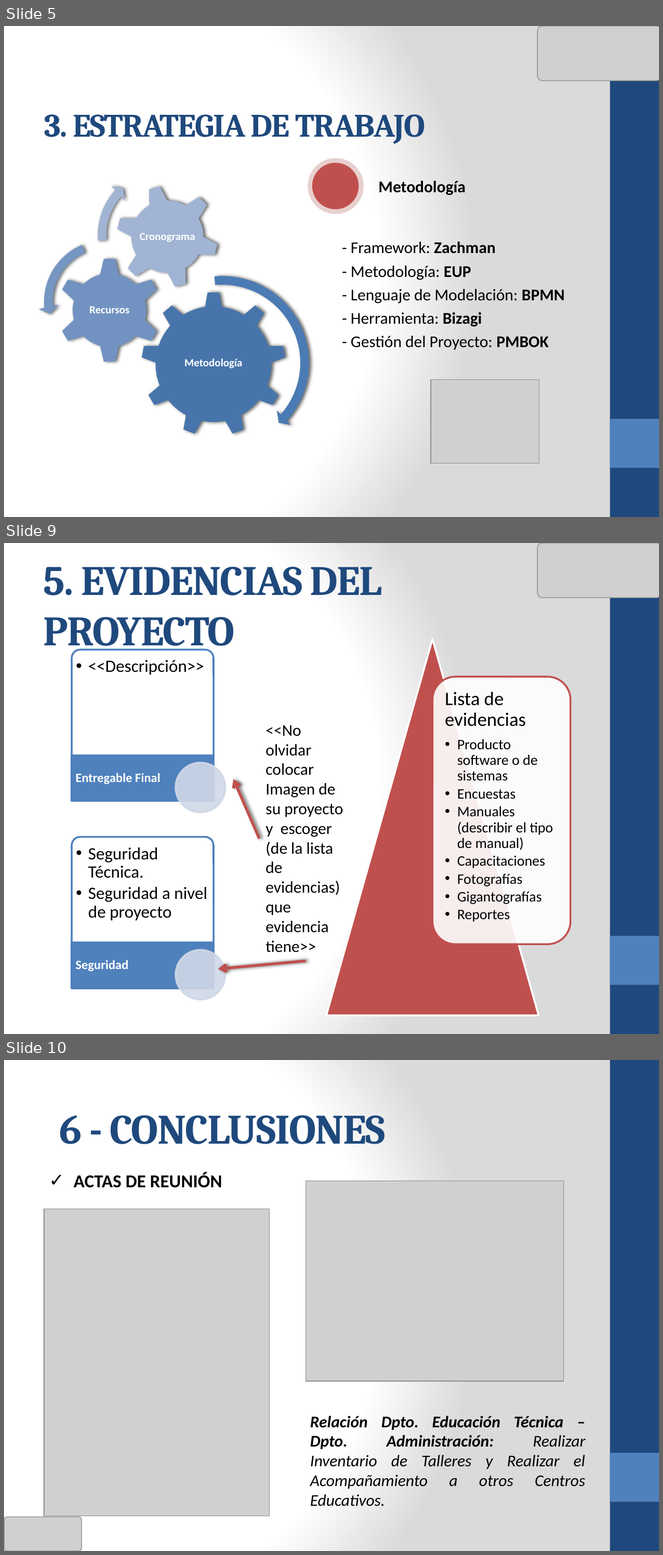
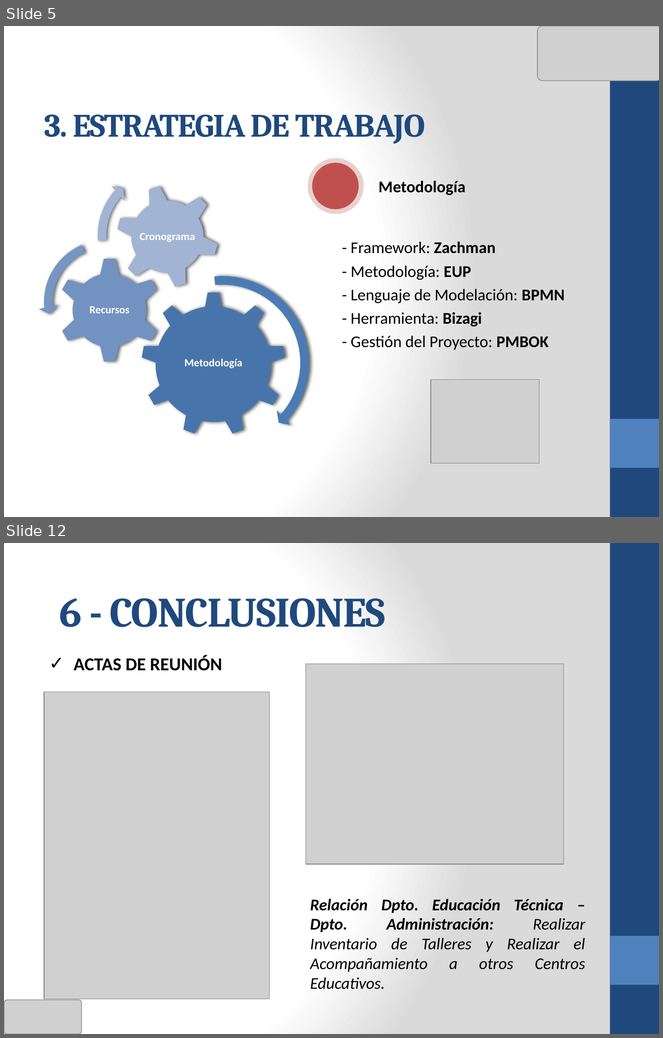
Before and after one commit to cms/proyecto-fya, a slide deck: Presentacion Final Ciclo 2011-02/ANOCFAP-[Presentación Final v2.0].pptx. Shown one above the other, each under a label of ours: slides 5, 9 and 10 before the commit, slides 5 and 12 after it; the slides between them are not shown. The pictures are 663x1555 and 663x1038 pixels, drawn with LibreOffice and Linux fonts; fonts in the diff are those of the drawing; grey boxes stand for pictures. Boxes give left, top, right and bottom in pixels: in the first picture for what was removed or moved away, otherwise in the second. Text is boxed around its words. In the diff, an @@ line names an element or a change of style, - is before the commit and + after.

```diff
--- a/Presentacion Final Ciclo 2011-02/ANOCFAP-[Presentación Final v2.0].pptx
+++ b/Presentacion Final Ciclo 2011-02/ANOCFAP-[Presentación Final v2.0].pptx
@@ slide 9 removed at box(4, 543, 659, 1034), background gradient #FFFFFF to #DADADA; not listed: 2 template elements that a slide beside it also shows @@
@@ picture removed at box(538, 543, 659, 598) @@
@@ title removed at box(44, 566, 382, 655) @@
-5. EVIDENCIAS DEL PROYECTO
@@ triangle removed at box(326, 639, 539, 1016) @@
@@ rounded rectangle removed at box(432, 677, 571, 944) @@
@@ text removed at box(445, 692, 553, 922) @@
-Lista de evidencias
-  •• Producto software o de sistemas
-  •• Encuestas
-  •• Manuales (describir el tipo de manual)
-  •• Capacitaciones
-  •• Fotografías
-  •• Gigantografías
-  •• Reportes
@@ text removed at box(266, 725, 343, 953) @@
-<<No olvidar colocar Imagen de su proyecto y escoger (de la lista de evidencias)que evidencia tiene>>
@@ arrow removed from (259, 839) to (233, 780) @@
@@ group removed at box(72, 650, 226, 1000): 4 texts, 2 round same rects, 2 rectangles, 2 ellipses @@
-  •• <<Descripción>>
-Entregable Final
-  •• Seguridad Técnica.
-  •• Seguridad a nivel de proyecto
-Seguridad
@@ arrow removed from (306, 961) to (218, 969) @@
@@ what was slide 10 is now slide 12 @@
```
Also in this commit, not shown: 7 slides changed, 8 slides added, 1 other file.
